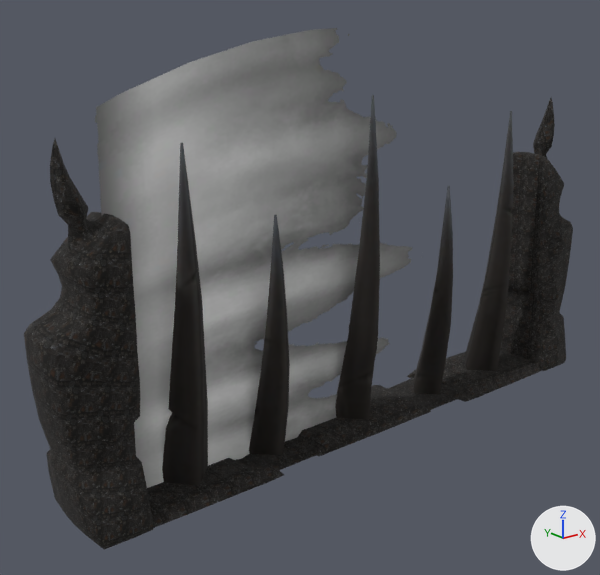
A saved change to the glTF model 3d/passe-alterac/models/storm_building_wcav_horde_gate_00.glb.
Both versions are drawn from a 50 mm lens placed at (-5.24, -5.68, 3.82), pointed at (-0.51, 0.23, 1.46). The axes (+X, +Y, +Z) are drawn at lower right. The lights are the same throughout. The picture after the commit comes second. Vertices at exactly the same position are counted once.

Script lines for the objects in view, before the commit:
```python
me_mesh_0 = bpy.data.meshes.new('Mesh_0')
me_mesh_0.from_pydata(...)  # 974 vertices, 1788 faces; spans x -3.2..3.2, y -0.51..0.51, z -0.04..3.83
# faces by material slot: [1588, 200]
me_mesh_0.materials.append(mat_material_0)
me_mesh_0.materials.append(mat_material_1)
ob_mesh_0 = bpy.data.objects.new('Mesh_0', me_mesh_0)
ob_mesh_0.location = (0.0, 0.0, 0.0)
```
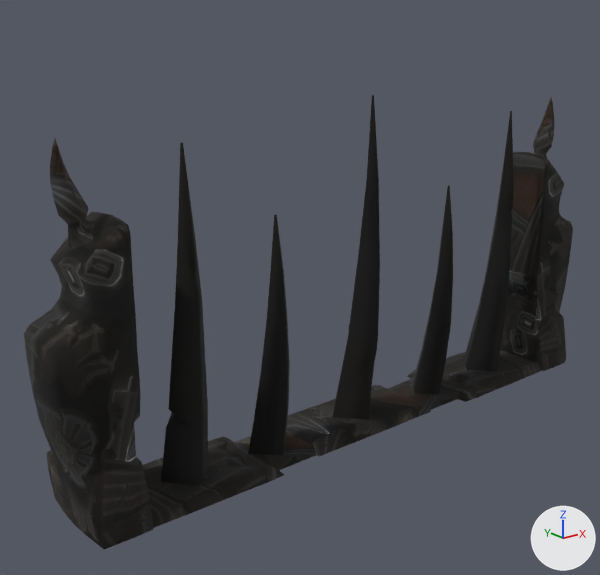
Where the change shows, as pixel boxes (x1, y1, x2, y2) in the pictures (600 x 575 px):
'Mesh_0', reshaped (13% shorter): before (24, 28, 573, 549); after (24, 95, 573, 549)
part 1 of me_mesh_0, deleted: before (95, 28, 422, 488)
part 2 of me_mesh_0, surface changed: (27, 95, 570, 540) in both

The change, as a list of edits to the scene's bpy script:
```text
Change me_mesh_0:
    used by ob_mesh_0; location = (0.0, 0.0, 0.0)
    remove me_mesh_0.from_pydata(...)  # 974 vertices, 1788 faces; spans x -3.2..3.2, y -0.51..0.51, z -0.04..3.83
    add me_mesh_0.from_pydata(...)  # 853 vertices, 1588 faces; spans x -3.2..3.2, y -0.51..0.51, z -0.01..3.25
    me_mesh_0 part 1: the loose piece of 121 vertices spanning x -2.96..2.96, y 0.0, z -0.04..3.83 is deleted
    me_mesh_0 part 2: 1588 kept faces spanning x -3.2..3.2, y -0.51..0.51, z -0.01..3.25 get new texture (UV) coordinates
    remove me_mesh_0.materials.append(mat_material_1)
```
